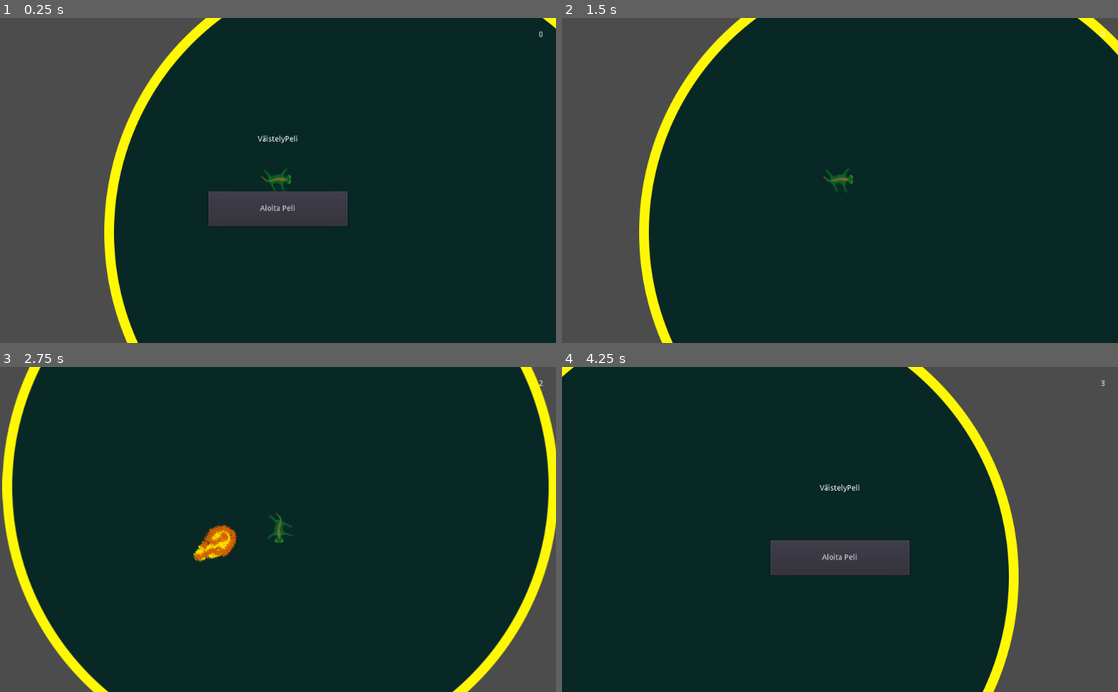
Above: before the commit, frames 1-4 (two rows, left to right).
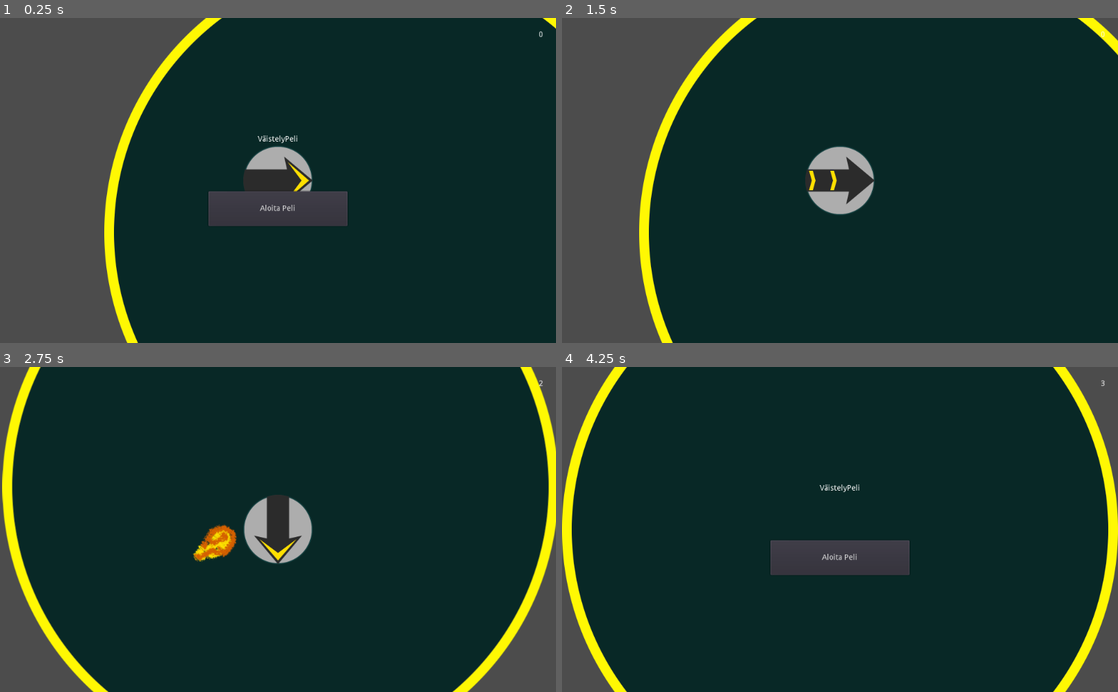
Above: after the commit, the same moments.

Repository: jodeConstant/Pelikerho--V-istelyPeli
Game: Godot game, scene res://Skenet ja Koodi/Pelitaso_Areena.tscn
The game is run twice, just before and just after one commit, with the same random seed, the same clock (stepped at 60 frames per second) and the same inputs. The project has no main scene, so this scene is started directly.
Inputs:
- Up to frame 1 (0.25 s): no input
- Up to frame 2 (1.5 s): click "Aloita Peli" at 0.5 s; tap Enter at 1.25 s; hold Right (ui_right) from 1.28 s (still down)
- Up to frame 3 (2.75 s): release Right (ui_right) at 2.03 s; hold Down (ui_down) from 2.03 s (still down)
- Up to frame 4 (4.25 s): release Down (ui_down) at 2.78 s; hold Right (ui_right) 2.78-3.53 s; hold Up (ui_up) from 3.53 s (still down)

The runs differ from the first frame. In frame 1, 1.4% of the frame differs, in the area x 43-57%, y 39-54%; in frame 2, 2.1%; in frame 3, 2.1%; in frame 4, 26%, in the area x 0-100%, y 0-100%.

Commit message:
kiillotusta
Pelitasojen signaalit järjestelty uudelleen.
Uusi animaatio pelaajalle.
Lisätty puuttuvat osat areenaan.

Diff:
--- a/Resurssit/Animaatio_Pelaaja.tres
+++ b/Resurssit/Animaatio_Pelaaja.tres
@@ -1,16 +1,18 @@
-[gd_resource type="SpriteFrames" load_steps=3 format=2]
+[gd_resource type="SpriteFrames" load_steps=5 format=2]
 
-[ext_resource path="res://Resurssit/lisko_a.png" type="Texture" id=1]
-[ext_resource path="res://Resurssit/lisko_b.png" type="Texture" id=2]
+[ext_resource path="res://Resurssit/nuoli_a.png" type="Texture" id=1]
+[ext_resource path="res://Resurssit/nuoli_d.png" type="Texture" id=2]
+[ext_resource path="res://Resurssit/nuoli_c.png" type="Texture" id=3]
+[ext_resource path="res://Resurssit/nuoli_b.png" type="Texture" id=4]
 
 [resource]
 animations = [ {
-"frames": [ ExtResource( 1 ), ExtResource( 2 ) ],
+"frames": [ ExtResource( 1 ), ExtResource( 4 ), ExtResource( 3 ), ExtResource( 2 ) ],
 "loop": true,
 "name": "liikkuu",
 "speed": 5.0
 }, {
-"frames": [ ExtResource( 1 ) ],
+"frames": [ ExtResource( 2 ) ],
 "loop": true,
 "name": "paikalla",
 "speed": 5.0
--- a/Skenet ja Koodi/Areena.gd
+++ b/Skenet ja Koodi/Areena.gd
@@ -2,8 +2,8 @@
 
 # Ainoa Area2D -tyyppinen olio tässä pelissä on pelaaja
 func _on_Areena_area_exited(area):
-	# Pelaaja häviää jos poistuu areenan alueelta
-	pass
+	# Palautetaan pelaaja keskelle jos yritetään poistua
+	area.position = position
 
 
 # Kaikki PhysicsBody2D oliot tässä pelissä ovat vihollisia
--- a/Skenet ja Koodi/Pelaaja.gd
+++ b/Skenet ja Koodi/Pelaaja.gd
@@ -64,7 +64,9 @@
 	# 	Kun kerrotaan nopeus kuluneella ajalla saadaan kuljettu matka.
 	# 	Kun kerrotaan suuntavektorin molemmat luvut (komponentit) saadaan
 	# 	matkat vaaka- ja pystysuunnassa.
-	position += nopeus * delta * _suunta_vektori
+	# Liikutetaan vain jos elossa
+	if elossa:
+		position += nopeus * delta * _suunta_vektori
 
 	# Käännetään pelaaja oikeaan suuntaan:
 	look_at(position + _suunta_vektori)
@@ -90,12 +92,8 @@
 	else:
 		_animaatio.animation = "paikalla"
 
-func palauta():
-	show()
-	$CollisionShape2D.disabled = false
-
-func _on_Pelaaja_body_entered(body):
-	elossa = false
+# Kutsutaan kun pelaaja saa osuman tai poistuu alueelta
+func piilota():
 	# Piilotetaan pelaaja
 	hide()
 	# Lähetetään signaali nimeltä 'hit', joka luotiin tässä skriptissä
@@ -103,3 +101,15 @@
 	# Asetetaan muuttujan nimeltä 'disabled' arvoksi true, mutta
 	# vasta kun tärkeät laskelmat tämän päivityksen aikana on tehty:
 	$CollisionShape2D.set_deferred("disabled", true)
+	elossa = false
+
+func palauta():
+	show()
+	$CollisionShape2D.disabled = false
+	elossa = true
+
+func _on_Pelaaja_body_entered(body):
+	piilota()
+
+func _on_Pelaaja_area_exited(area):
+	piilota()
--- a/Skenet ja Koodi/Pelaaja.tscn
+++ b/Skenet ja Koodi/Pelaaja.tscn
@@ -3,21 +3,19 @@
 [ext_resource path="res://Resurssit/Animaatio_Pelaaja.tres" type="SpriteFrames" id=1]
 [ext_resource path="res://Skenet ja Koodi/Pelaaja.gd" type="Script" id=2]
 
-[sub_resource type="CapsuleShape2D" id=1]
-radius = 19.0
+[sub_resource type="CircleShape2D" id=1]
+radius = 64.0
 
 [node name="Pelaaja" type="Area2D"]
 script = ExtResource( 2 )
 
 [node name="CollisionShape2D" type="CollisionShape2D" parent="."]
-rotation = 1.5708
 shape = SubResource( 1 )
 
 [node name="AnimatedSprite" type="AnimatedSprite" parent="."]
-position = Vector2( 0, -2 )
-rotation = 1.5708
 scale = Vector2( 0.5, 0.5 )
 frames = ExtResource( 1 )
 animation = "paikalla"
 playing = true
+[connection signal="area_exited" from="." to="." method="_on_Pelaaja_area_exited"]
 [connection signal="body_entered" from="." to="." method="_on_Pelaaja_body_entered"]
--- a/Skenet ja Koodi/Pelitaso.gd
+++ b/Skenet ja Koodi/Pelitaso.gd
@@ -8,6 +8,7 @@
 onready var pisteet: int = 0
 
 signal pisteiden_paivitys(pisteet)
+signal pelin_loppu()
 
 func uusi_peli():
 	pisteet = 0
@@ -18,6 +19,7 @@
 	_piste_laskuri.stop()
 	# Poistetaan kaikki ryhmässä "viholliset"
 	get_tree().call_group("viholliset", "queue_free")
+	emit_signal("pelin_loppu")
 
 func _ready():
 	randomize()
--- a/Skenet ja Koodi/Pelitaso_Areena.tscn
+++ b/Skenet ja Koodi/Pelitaso_Areena.tscn
@@ -24,6 +24,8 @@
 
 [node name="Pelaaja" parent="." instance=ExtResource( 2 )]
 position = Vector2( 320, 416 )
+elossa = false
+paikan_rajoitus = false
 
 [node name="Camera2D" type="Camera2D" parent="Pelaaja"]
 current = true
@@ -34,9 +36,9 @@
 [node name="PisteLaskuri" type="Timer" parent="."]
 
 [node name="Käyttöliittymä" parent="." instance=ExtResource( 6 )]
+[connection signal="pelin_loppu" from="." to="Käyttöliittymä" method="nayta_valikko"]
+[connection signal="pelin_loppu" from="." to="VihollistenAsettaja" method="lopeta"]
 [connection signal="pisteiden_paivitys" from="." to="Käyttöliittymä" method="paivita_pisteet"]
-[connection signal="hit" from="Pelaaja" to="VihollistenAsettaja" method="lopeta"]
-[connection signal="hit" from="Pelaaja" to="Käyttöliittymä" method="nayta_valikko"]
 [connection signal="hit" from="Pelaaja" to="." method="lopeta_peli"]
 [connection signal="timeout" from="PisteLaskuri" to="." method="_on_PisteLaskuri_timeout"]
 [connection signal="aloita_peli" from="Käyttöliittymä" to="VihollistenAsettaja" method="aloita"]
--- a/Skenet ja Koodi/Pelitaso_Rajattu.tscn
+++ b/Skenet ja Koodi/Pelitaso_Rajattu.tscn
@@ -29,11 +29,11 @@
 [node name="Käyttöliittymä" parent="." instance=ExtResource( 5 )]
 
 [node name="MusiikinSoitin" type="AudioStreamPlayer" parent="."]
+[connection signal="pelin_loppu" from="." to="Käyttöliittymä" method="nayta_valikko"]
+[connection signal="pelin_loppu" from="." to="VihollistenAsettaja" method="lopeta"]
 [connection signal="pisteiden_paivitys" from="." to="Käyttöliittymä" method="paivita_pisteet"]
-[connection signal="hit" from="Pelaaja" to="Käyttöliittymä" method="nayta_valikko"]
 [connection signal="hit" from="Pelaaja" to="." method="lopeta_peli"]
-[connection signal="hit" from="Pelaaja" to="VihollistenAsettaja" method="lopeta"]
 [connection signal="timeout" from="PisteLaskuri" to="." method="_on_PisteLaskuri_timeout"]
+[connection signal="aloita_peli" from="Käyttöliittymä" to="VihollistenAsettaja" method="aloita"]
 [connection signal="aloita_peli" from="Käyttöliittymä" to="." method="uusi_peli"]
 [connection signal="aloita_peli" from="Käyttöliittymä" to="Pelaaja" method="palauta"]
-[connection signal="aloita_peli" from="Käyttöliittymä" to="VihollistenAsettaja" method="aloita"]
Binary file added: Resurssit/nuoli_a.png
Not shown, added: Resurssit/nuoli_a.png.import
Binary file added: Resurssit/nuoli_b.png
Not shown, added: Resurssit/nuoli_b.png.import
Binary file added: Resurssit/nuoli_c.png
Not shown, added: Resurssit/nuoli_c.png.import
Binary file added: Resurssit/nuoli_d.png
Not shown, added: Resurssit/nuoli_d.png.import
